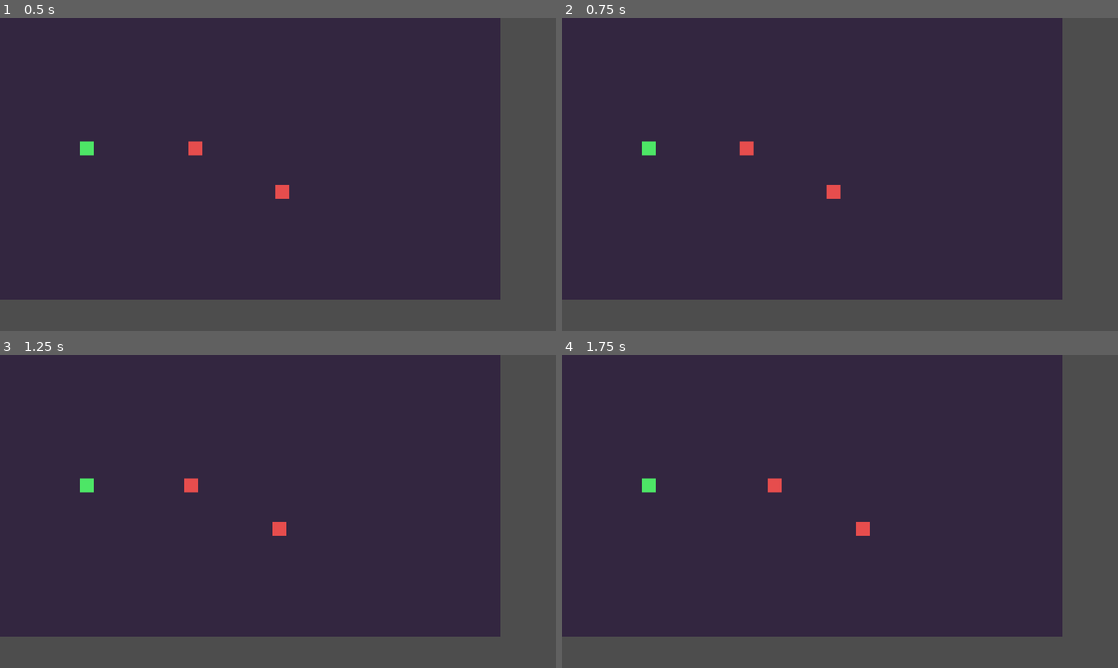
Above: before the commit, frames 1-4 (two rows, left to right).
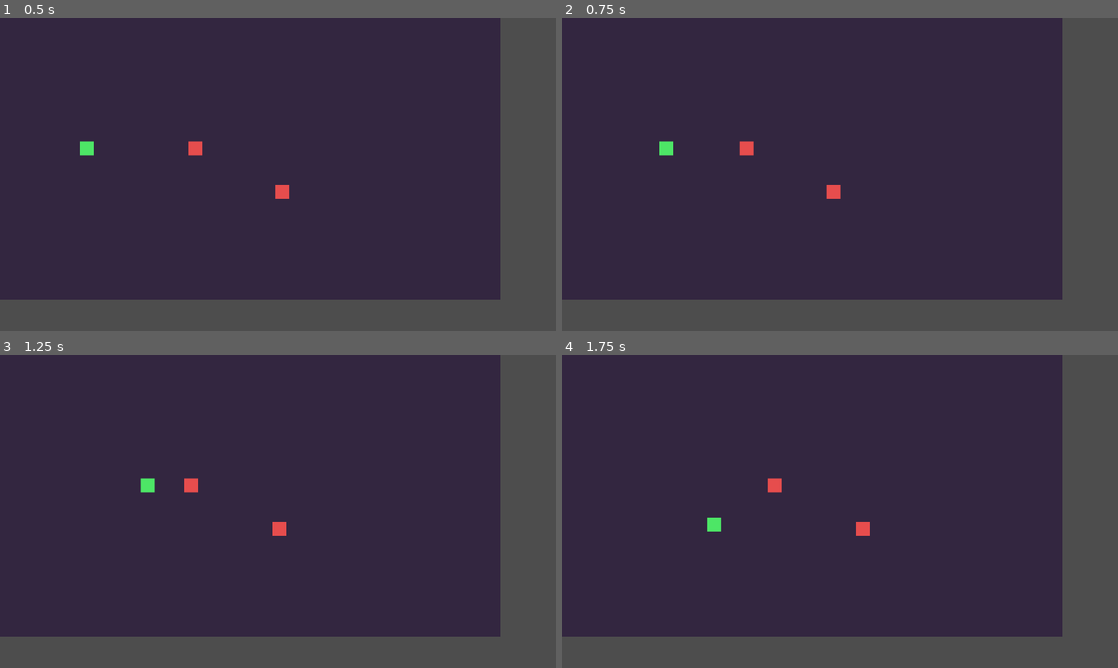
Above: after the commit, the same moments.

Repository: FijiQ/HighBones
Game: Godot game, scene res://scenes/test_scene.tscn
The game is run twice, just before and just after one commit, with the same random seed, the same clock (stepped at 60 frames per second) and the same inputs. The project has no main scene, so this scene is started directly.
Inputs:
- Up to frame 1 (0.5 s): no input
- Up to frame 2 (0.75 s): hold Right (ui_right) from 0.53 s (still down); tap Space (ui_accept) at 0.6 s
- Up to frame 3 (1.25 s): keep holding Right (ui_right); tap Space (ui_accept) at 0.77, 1.07 s
- Up to frame 4 (1.75 s): release Right (ui_right) at 1.28 s; hold Down (ui_down) from 1.28 s (still down); tap Space (ui_accept) at 1.35, 1.52 s

Frame 1 is identical in both runs. In frame 2, 0.2% of the frame differs, in the area x 14-20%, y 39-44%; in frame 3, 0.2%, in the area x 14-28%, y 39-44%; in frame 4, 0.2%.
Error before the commit: Parse Error: Preload file "res://scenes/smoke_cloud.tscn" does not exist. (res://scripts/player.gd:32)

Commit message:
Fix player.gd - remove smoke_cloud dependency
Removed the spawn_smoke function and replaced it with a placeholder print statement for smoke attack.

Diff:
--- a/scripts/player.gd
+++ b/scripts/player.gd
@@ -25,10 +25,4 @@
 
 	# Атака дымом на Space
 	if Input.is_action_just_pressed("ui_accept"):
-		spawn_smoke()
-
-func spawn_smoke():
-	# Создаем облако дыма перед игроком
-	var smoke = preload("res://scenes/smoke_cloud.tscn").instantiate()
-	smoke.position = position
-	get_parent().add_child(smoke)
+		print("Smoke attack! (placeholder)")
